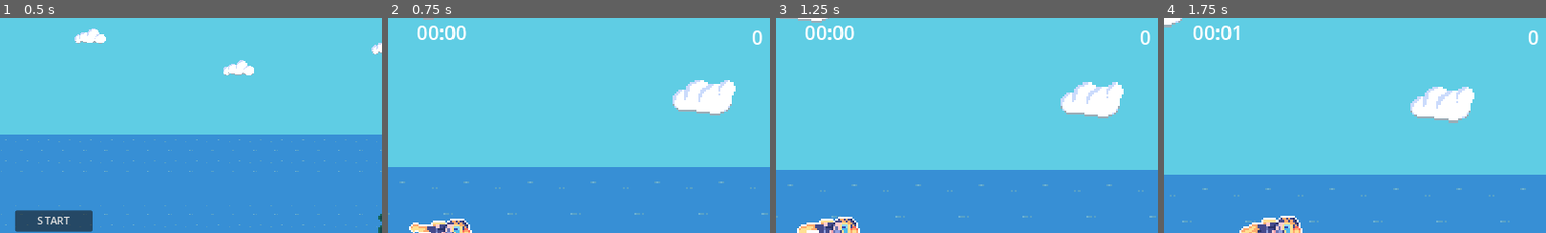
Above: before the commit, frames 1-4 (left to right).
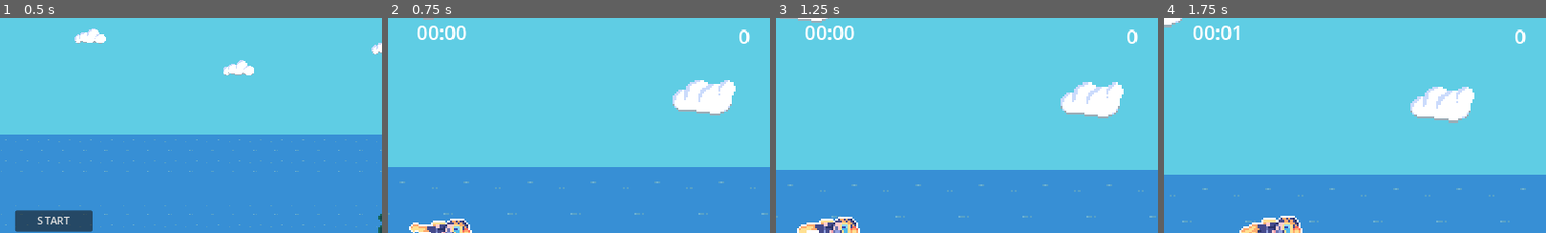
Above: after the commit, the same moments.

Repository: Steven-UY/2D-Game-Project
Game: Godot game, scene res://Scenes/mainMenu.tscn
Two runs of this game, one before a commit and one after it. Both use one fixed random seed, a clock stepped at 60 frames per second and the inputs below.
Inputs:
- Up to frame 1 (0.5 s): no input
- Up to frame 2 (0.75 s): click "START" at 0.5 s
- Up to frame 3 (1.25 s): no input
- Up to frame 4 (1.75 s): hold D (move_right) from 1.28 s (still down)
The pictures show only the part of the screen within x 43-93%, y 0-50%; the shares and areas given below are measured in that part.

Frame 1 is identical in both runs. In frame 2, 0.2% of the frame differs, in the area x 92-98%, y 5-13%; in frame 3, 0.2%; in frame 4, 0.2%.

Commit message:
polishing

Diff:
--- a/vgd-lab-3/Scenes/Main.tscn
+++ b/vgd-lab-3/Scenes/Main.tscn
@@ -392,10 +392,10 @@
 anchors_preset = 1
 anchor_left = 1.0
 anchor_right = 1.0
-offset_left = -108.0
-offset_top = 7.0
-offset_right = -47.0
-offset_bottom = 49.0
+offset_left = -128.0
+offset_top = 6.0
+offset_right = -67.0
+offset_bottom = 48.0
 grow_horizontal = 0
 theme_override_font_sizes/font_size = 30
 script = ExtResource("5_k3wli")
--- a/vgd-lab-3/Scripts/win_screen.gd
+++ b/vgd-lab-3/Scripts/win_screen.gd
@@ -13,3 +13,7 @@
 func _on_button_pressed() -> void:
 	Global.reset()
 	get_tree().reload_current_scene()
+
+
+func _on_button_2_pressed() -> void:
+	get_tree().change_scene_to_file("res://Scenes/mainMenu.tscn")
--- a/vgd-lab-3/win-screen.tscn
+++ b/vgd-lab-3/win-screen.tscn
@@ -25,4 +25,12 @@
 text = "Play Again
 "
 
+[node name="Button2" type="Button" parent="."]
+offset_left = 518.0
+offset_top = 376.0
+offset_right = 674.0
+offset_bottom = 407.0
+text = "Go to Main Menu"
+
 [connection signal="pressed" from="Button" to="." method="_on_button_pressed"]
+[connection signal="pressed" from="Button2" to="." method="_on_button_2_pressed"]
